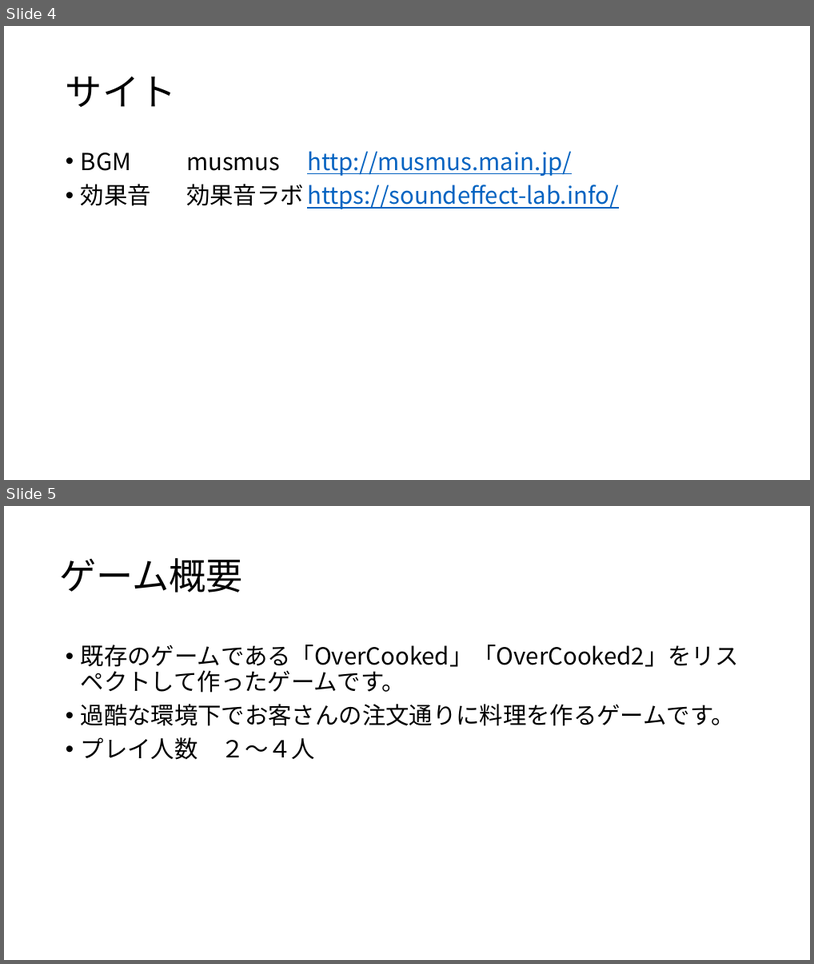
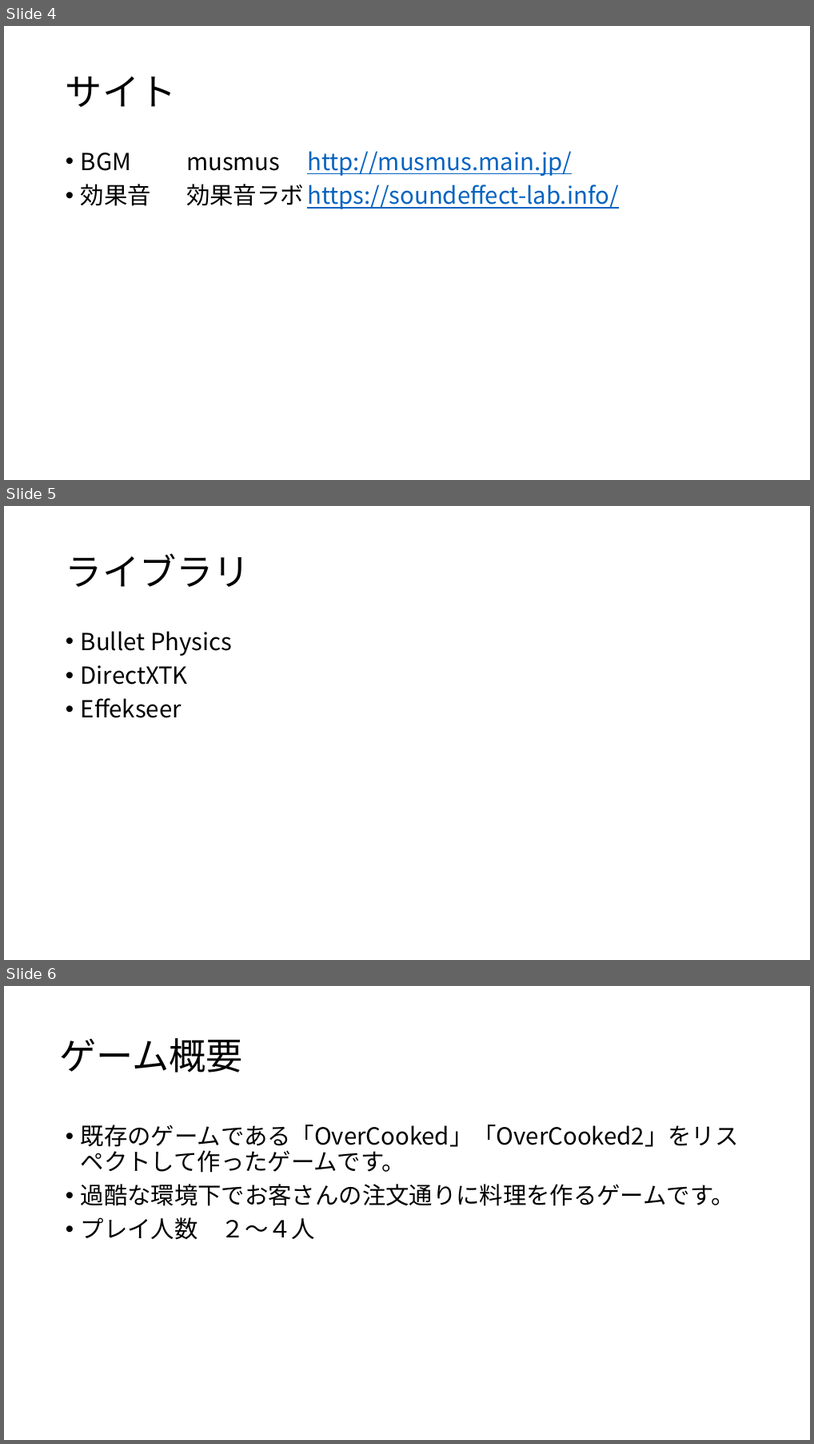
Before and after one commit to kyotento/KyotEngine, a slide deck: ポートフォリオ(仮).pptx. Shown one above the other, each under a label of ours: slides 4 and 5 before the commit, slides 4, 5 and 6 after it. The pictures are 814x964 and 814x1444 pixels, drawn with LibreOffice and Linux fonts; fonts in the diff are those of the drawing. Boxes give left, top, right and bottom in pixels: in the first picture for what was removed or moved away, otherwise in the second. Text is boxed around its words. In the diff, an @@ line names an element or a change of style, - is before the commit and + after.

```diff
--- a/ポートフォリオ(仮).pptx
+++ b/ポートフォリオ(仮).pptx
@@ slide 5 added at (4, 506, 810, 960), background #FFFFFF @@
@@ title added at (66, 553, 250, 587), 44 pt, text #000000 @@
+ライブラリ
@@ text added at (81, 631, 232, 718), 28 pt, text #000000 @@
+• Bullet Physics
+• DirectXTK
+• Effekseer
@@ what was slide 5 is now slide 6 @@
```
Also in this commit, not shown: 1 slide changed, 7 other files.
